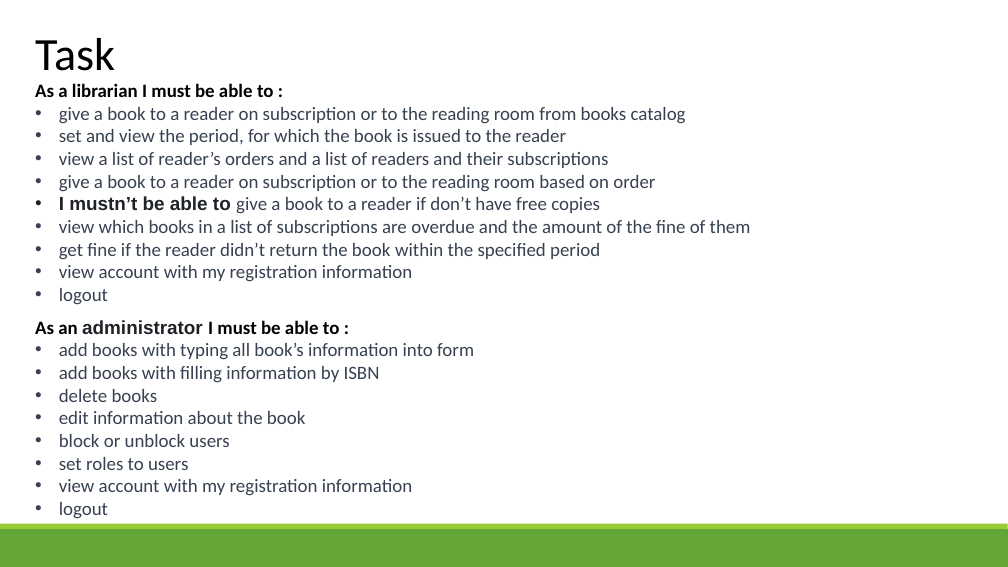
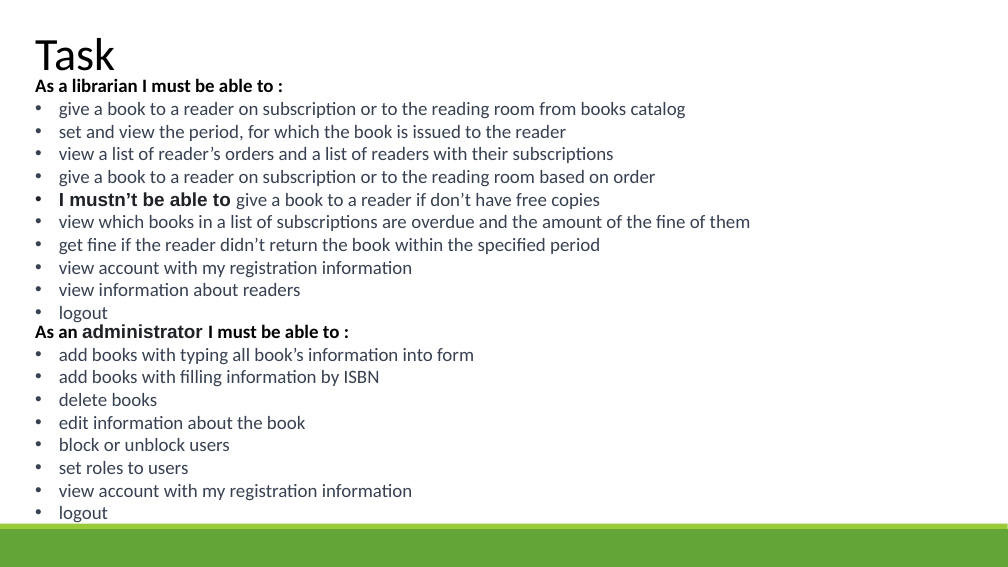
Before and after one commit to benzol45/EPAM_final_project, a slide deck: slide 3 of Library.pptx. Drawn at 1008x567 pixels with LibreOffice and Linux fonts; fonts in the diff are those of the drawing. Boxes give left, top, right and bottom in pixels: in the first picture for what was removed or moved away, otherwise in the second. Text is boxed around its words. In the diff, an @@ line names an element or a change of style, - is before the commit and + after.

Commit message:
add book info page

```diff
--- a/Library.pptx
+++ b/Library.pptx
@@ text at (59,147,614,163): text changed @@
-• view a list of reader’s orders and a list of readers and their subscriptions
+• view a list of reader’s orders and a list of readers with their subscriptions
@@ text at (59,283,301,296): paragraph added @@
+• view information about readers
@@ text "As an administrator I must ...": place and size @@
-text "As an administrator I must ..." at (35,320,474,519)
+text "As an administrator I must ..." at (35,324,474,525)
```
Also in this commit, not shown: 2 other slides changed, 8 other files.
